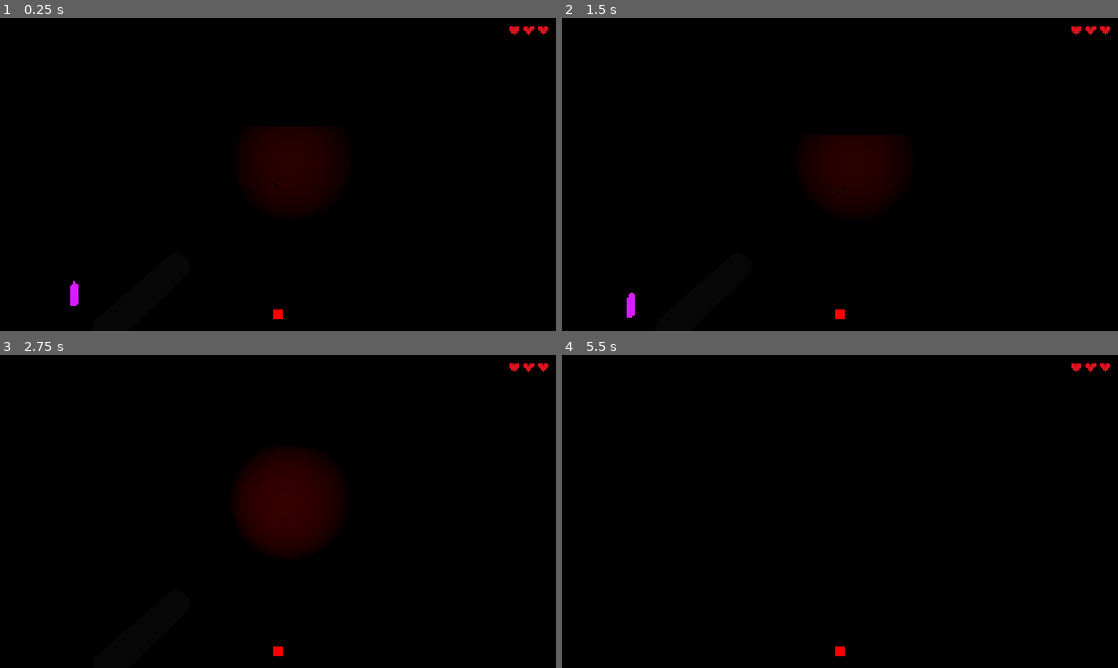
Above: before the commit, frames 1-4 (two rows, left to right).
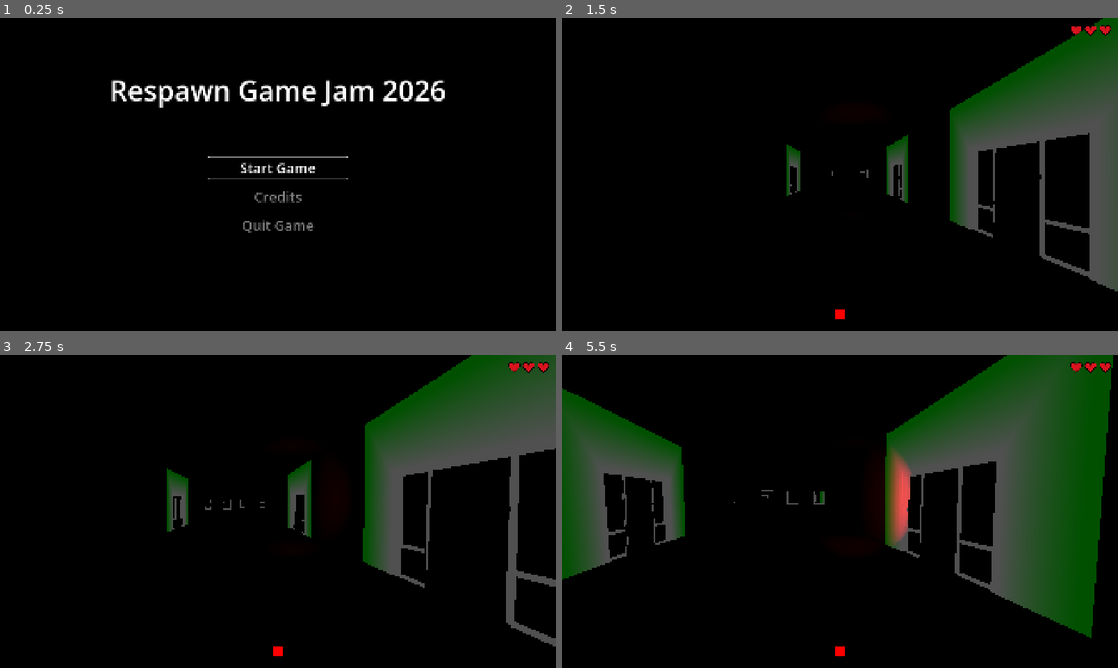
Above: after the commit, the same moments.

Repository: goamek/respawngamejam2026
Game: Godot game, scene res://src/ui/scenes/main_menu.tscn
Same seed, same stepped clock (60 frames per second), same inputs: the game is played once before the commit and once after it. Before the commit the project starts from res://src/level/scenes/test_room.tscn.
Inputs (mouse positions are in pixels of both pictures, inside the frame that each line leads up to):
- Up to frame 1 (0.25 s): no input
- Up to frame 2 (1.5 s): click (840, 196) at 0.5 s, where only the run after the commit has a clickable "Credits"; click (840, 168) at 1.25 s, where only the run after the commit has a clickable "Start Game"
- Up to frame 3 (2.75 s): tap Enter at 2 s; move the mouse to (305, 511) at 2.02 s; hold W (move_forward) from 2.03 s (still down); hold R (color_next) from 2.03 s (still down); tap Ctrl (crouch) at 2.3 s
- Up to frame 4 (5.5 s): keep holding W (move_forward); move the mouse to (812, 511) at 2.77 s; release R (color_next) at 2.78 s; tap Ctrl (crouch) at 2.85, 5.3 s; tap F (flashlight) at 3.05 s; move the mouse to (851, 505) at 3.52 s; hold F (flashlight) 3.53-4.28 s; tap E (interact) at 3.8, 4.35 s; move the mouse to (834, 517) at 4.27 s; tap R (color_next) at 4.55 s; move the mouse to (878, 514) at 5.02 s; hold R (color_next) from 5.03 s (still down)

The runs differ from the first frame. In frame 1, 5.8% of the frame differs, in the area x 12-99%, y 2-97%; in frame 2, 16%; in frame 3, 18%; in frame 4, 30%, in the area x 0-100%, y 0-91%.

Commit message:
main menu and input changes

Diff:
--- a/respawn-game-jam-2026/project.godot
+++ b/respawn-game-jam-2026/project.godot
@@ -11,7 +11,7 @@
 [application]
 
 config/name="Respawn Game Jam 2026"
-run/main_scene="res://src/level/scenes/test_room.tscn"
+run/main_scene="res://src/ui/scenes/main_menu.tscn"
 config/features=PackedStringArray("4.7", "Forward Plus")
 config/icon="res://icon.svg"
 
@@ -28,6 +28,14 @@
 
 [input]
 
+ui_accept={
+"deadzone": 0.5,
+"events": [Object(InputEventKey,"resource_local_to_scene":false,"resource_name":"","device":-1,"window_id":0,"alt_pressed":false,"shift_pressed":false,"ctrl_pressed":false,"meta_pressed":false,"pressed":false,"keycode":4194309,"physical_keycode":0,"key_label":0,"unicode":0,"location":0,"echo":false,"script":null)
+, Object(InputEventKey,"resource_local_to_scene":false,"resource_name":"","device":-1,"window_id":0,"alt_pressed":false,"shift_pressed":false,"ctrl_pressed":false,"meta_pressed":false,"pressed":false,"keycode":4194310,"physical_keycode":0,"key_label":0,"unicode":0,"location":0,"echo":false,"script":null)
+, Object(InputEventKey,"resource_local_to_scene":false,"resource_name":"","device":-1,"window_id":0,"alt_pressed":false,"shift_pressed":false,"ctrl_pressed":false,"meta_pressed":false,"pressed":false,"keycode":32,"physical_keycode":0,"key_label":0,"unicode":32,"location":0,"echo":false,"script":null)
+, Object(InputEventJoypadButton,"resource_local_to_scene":false,"resource_name":"","device":-1,"button_index":0,"pressure":0.0,"pressed":true,"script":null)
+]
+}
 move_forward={
 "deadzone": 0.2,
 "events": [Object(InputEventKey,"resource_local_to_scene":false,"resource_name":"","device":-1,"window_id":0,"alt_press …(192 unchanged characters)…
@@ -66,9 +74,10 @@
 ]
 }
 flashlight={
-"deadzone": 0.2,
+"deadzone": 0.5,
 "events": [Object(InputEventKey,"resource_local_to_scene":false,"resource_name":"","device":-1,"window_id":0,"alt_press …(192 unchanged characters)…
-, Object(InputEventJoypadButton,"resource_local_to_scene":false,"resource_name":"","device":-1,"button_index":3,"pressure":0.0,"pressed":true,"script":null)
+, Object(InputEventMouseButton,"resource_local_to_scene":false,"resource_name":"","device":-1,"window_id":0,"alt_pressed":false,"shift_pressed":false,"ctrl_pressed":false,"meta_pressed":false,"button_mask":0,"position":Vector2(0, 0),"global_position":Vector2(0, 0),"factor":1.0,"button_index":2,"canceled":false,"pressed":true,"double_click":false,"script":null)
+, Object(InputEventJoypadMotion,"resource_local_to_scene":false,"resource_name":"","device":-1,"axis":5,"axis_value":1.0,"script":null)
 ]
 }
 pause={
--- a/respawn-game-jam-2026/src/level/scenes/school_level.tscn
+++ b/respawn-game-jam-2026/src/level/scenes/school_level.tscn
@@ -59,6 +59,7 @@
 
 [node name="CatchHandler" parent="." unique_id=153618860 node_paths=PackedStringArray("spawn_point") instance=ExtResource("4_catch_handler")]
 spawn_point = NodePath("../PlayerSpawn")
+main_menu_scene = "res://src/ui/scenes/main_menu.tscn"
 
 [node name="Player" parent="." unique_id=652413314 instance=ExtResource("2_player")]
 transform = Transform3D(1, 0, 0, 0, 1, 0, 0, 0, 1, 31.2, 0, 27.5)
--- a/respawn-game-jam-2026/src/level/scripts/catch_handler.gd
+++ b/respawn-game-jam-2026/src/level/scripts/catch_handler.gd
@@ -87,7 +87,7 @@
 func _end_run() -> void:
 	run_ended.emit()
 	if main_menu_scene.is_empty():
-		# STUB: quits the game until a main menu exists
+		# Test levels leave the menu unset, so they close the game instead.
 		get_tree().quit()
 		return
 	GameSession.start_new_game()
--- a/respawn-game-jam-2026/src/player/scripts/player.gd
+++ b/respawn-game-jam-2026/src/player/scripts/player.gd
@@ -73,7 +73,7 @@
 			_hold_flashlight(child)
 
 
-## Routes the pause action, and while controls are enabled, mouse look and the interact and flashlight actions.
+## Routes the pause action, and while controls are enabled, mouse look, the interact action, and hue changes.
 func _unhandled_input(event: InputEvent) -> void:
 	if event.is_action_pressed("pause"):
 		# STUB: frees the mouse until a real pause menu exists
@@ -86,7 +86,7 @@
 	elif event.is_action_pressed("interact"):
 		interactor.try_interact()
 	elif flashlight != null:
-		_handle_flashlight_input(event)
+		_handle_hue_input(event)
 
 
 ## Jitters the camera while a shake is running, easing off to nothing as it ends.
@@ -99,11 +99,15 @@
 	_camera.v_offset = randf_range(-amount, amount)
 
 
-## Applies stick look, crouch, and movement once per physics frame.
+## Applies stick look, the flashlight switch, crouch, and movement once per physics frame.
 func _physics_process(delta: float) -> void:
 	if controls_enabled:
 		var stick: Vector2 = Input.get_vector("look_left", "look_right", "look_up", "look_down")
 		_look(stick * stick_sensitivity * delta)
+		# Polled, not read from events: a trigger sends an event for every bit of travel,
+		# and each one past the deadzone would count as another press.
+		if flashlight != null and Input.is_action_just_pressed("flashlight"):
+			flashlight.toggle()
 	_update_crouch(delta)
 	_update_velocity(delta)
 	move_and_slide()
@@ -205,11 +209,9 @@
 	return walk_speed
 
 
-## Toggles the held flashlight or changes its hue when [param event] is one of its actions.
-func _handle_flashlight_input(event: InputEvent) -> void:
-	if event.is_action_pressed("flashlight"):
-		flashlight.toggle()
-	elif event.is_action_pressed("color_next"):
+## Changes the held flashlight's hue when [param event] is one of the color actions.
+func _handle_hue_input(event: InputEvent) -> void:
+	if event.is_action_pressed("color_next"):
 		flashlight.cycle_hue(1)
 	elif event.is_action_pressed("color_prev"):
 		flashlight.cycle_hue(-1)
--- /dev/null
+++ b/respawn-game-jam-2026/src/ui/scenes/main_menu.tscn
@@ -0,0 +1,89 @@
+[gd_scene format=3]
+
+[ext_resource type="Script" path="res://src/ui/scripts/main_menu.gd" id="1_main_menu"]
+
+[node name="MainMenu" type="Control"]
+layout_mode = 3
+anchors_preset = 15
+anchor_right = 1.0
+anchor_bottom = 1.0
+grow_horizontal = 2
+grow_vertical = 2
+script = ExtResource("1_main_menu")
+game_scene = "res://src/level/scenes/school_level.tscn"
+
+[node name="Background" type="ColorRect" parent="."]
+layout_mode = 1
+anchors_preset = 15
+anchor_right = 1.0
+anchor_bottom = 1.0
+grow_horizontal = 2
+grow_vertical = 2
+mouse_filter = 2
+color = Color(0, 0, 0, 1)
+
+[node name="Title" type="Label" parent="."]
+layout_mode = 1
+anchors_preset = 10
+anchor_right = 1.0
+offset_top = 180.0
+offset_bottom = 320.0
+grow_horizontal = 2
+theme_override_font_sizes/font_size = 96
+text = "Respawn Game Jam 2026"
+horizontal_alignment = 1
+vertical_alignment = 1
+
+[node name="Buttons" type="VBoxContainer" parent="."]
+layout_mode = 1
+anchors_preset = 8
+anchor_left = 0.5
+anchor_top = 0.5
+anchor_right = 0.5
+anchor_bottom = 0.5
+offset_left = -240.0
+offset_top = -60.0
+offset_right = 240.0
+offset_bottom = 240.0
+grow_horizontal = 2
+grow_vertical = 2
+theme_override_constants/separation = 24
+
+[node name="StartButton" type="Button" parent="Buttons"]
+layout_mode = 2
+focus_neighbor_top = NodePath("../QuitButton")
+focus_neighbor_bottom = NodePath("../CreditsButton")
+theme_override_colors/font_color = Color(0.5, 0.5, 0.5, 1)
+theme_override_colors/font_focus_color = Color(1, 1, 1, 1)
+theme_override_colors/font_hover_color = Color(1, 1, 1, 1)
+theme_override_colors/font_pressed_color = Color(1, 1, 1, 1)
+theme_override_colors/font_hover_pressed_color = Color(1, 1, 1, 1)
+theme_override_font_sizes/font_size = 48
+text = "Start Game"
+flat = true
+
+[node name="CreditsButton" type="Button" parent="Buttons"]
+layout_mode = 2
+focus_neighbor_top = NodePath("../StartButton")
+focus_neighbor_bottom = NodePath("../QuitButton")
+theme_override_colors/font_color = Color(0.5, 0.5, 0.5, 1)
+theme_override_colors/font_focus_color = Color(1, 1, 1, 1)
+theme_override_colors/font_hover_color = Color(1, 1, 1, 1)
+theme_override_colors/font_pressed_color = Color(1, 1, 1, 1)
+theme_override_colors/font_hover_pressed_color = Color(1, 1, 1, 1)
+theme_override_font_sizes/font_size = 48
+text = "Credits"
+flat = true
+
+[node name="QuitButton" type="Button" parent="Buttons"]
+layout_mode = 2
+focus_neighbor_top = NodePath("../CreditsButton")
+focus_neighbor_bottom = NodePath("../StartButton")
+theme_override_colors/font_color = Color(0.5, 0.5, 0.5, 1)
+theme_override_colors/font_focus_color = Color(1, 1, 1, 1)
+theme_override_colors/font_hover_color = Color(1, 1, 1, 1)
+theme_override_colors/font_pressed_color = Color(1, 1, 1, 1)
+theme_override_colors/font_hover_pressed_color = Color(1, 1, 1, 1)
+theme_override_font_sizes/font_size = 48
+text = "Quit Game"
+flat = true
--- /dev/null
+++ b/respawn-game-jam-2026/src/ui/scripts/main_menu.gd
@@ -0,0 +1,43 @@
+class_name MainMenu
+extends Control
+## Start screen with buttons to begin a run, see the credits, or quit.
+## Works with the mouse, the keyboard, and a controller.
+
+## Level loaded when the player starts the game.
+@export_file("*.tscn") var game_scene: String = ""
+
+@onready var _start_button: Button = $Buttons/StartButton
+@onready var _credits_button: Button = $Buttons/CreditsButton
+@onready var _quit_button: Button = $Buttons/QuitButton
+
+
+## Frees the mouse, wires up the buttons, and highlights the first one.
+func _ready() -> void:
+	assert(not game_scene.is_empty(), "MainMenu needs a game scene.")
+	# The player captures the mouse while playing, so it arrives here still hidden after a game over.
+	Input.mouse_mode = Input.MOUSE_MODE_VISIBLE
+	_start_button.pressed.connect(_on_start_pressed)
+	_credits_button.pressed.connect(_on_credits_pressed)
+	_quit_button.pressed.connect(_on_quit_pressed)
+	for button: Button in [_start_button, _credits_button, _quit_button]:
+		# Hovering moves the highlight too, so the mouse and the controller never mark different buttons.
+		button.mouse_entered.connect(button.grab_focus)
+	# A controller or keyboard can only press a button that has focus.
+	_start_button.grab_focus()
+
+
+## Begins a fresh run in the game scene.
+func _on_start_pressed() -> void:
+	GameSession.start_new_game()
+	get_tree().change_scene_to_file(game_scene)
+
+
+## Will show the credits.
+func _on_credits_pressed() -> void:
+	# STUB: does nothing until a credits screen exists
+	pass
+
+
+## Closes the game.
+func _on_quit_pressed() -> void:
+	get_tree().quit()
Not shown, added: respawn-game-jam-2026/src/ui/scripts/main_menu.gd.uid
Not shown, changed: respawn-game-jam-2026/README.md
Not shown, changed: respawn-game-jam-2026/src/entity/README.md
